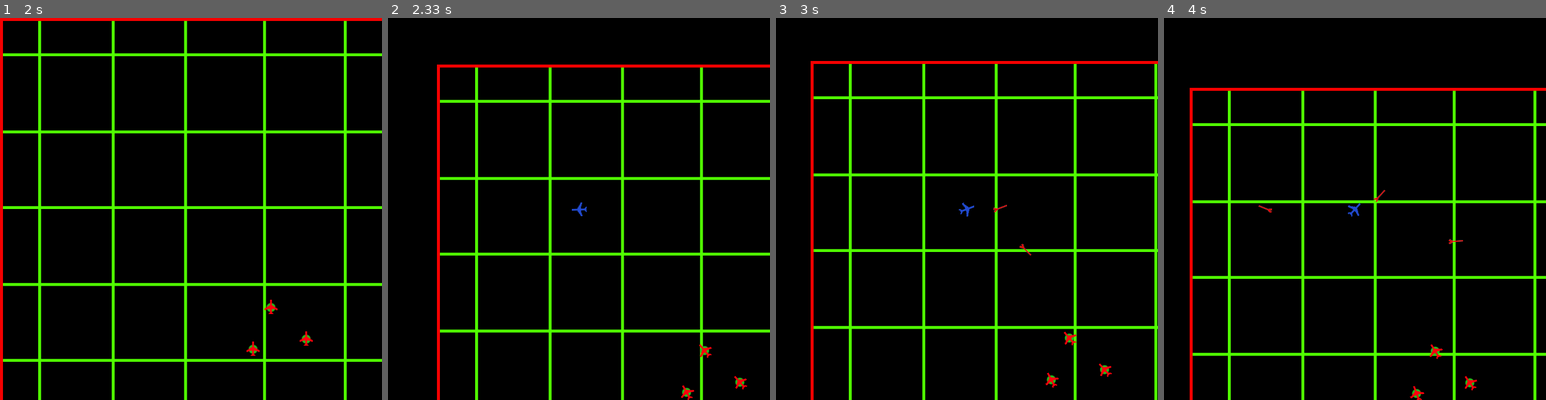
Above: before the commit, frames 1-4 (left to right).
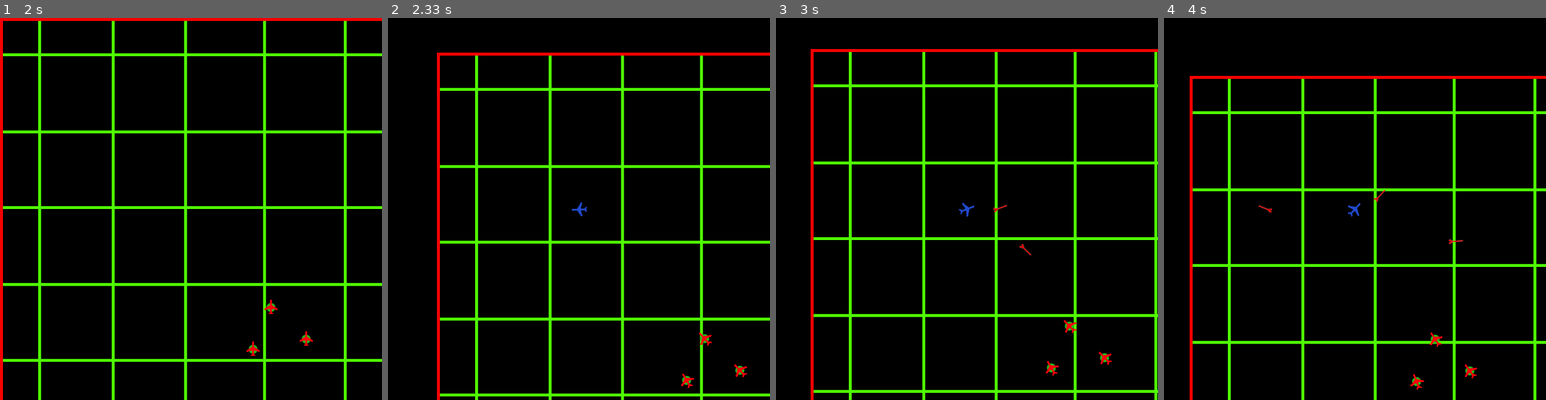
Above: after the commit, the same moments.

Repository: Mi-LeV/AWACS
Game: pygame game, started from main.py
Same seed, same stepped clock (60 frames per second), same inputs: the game is played once before the commit and once after it.
Inputs (mouse positions are in pixels of both pictures, inside the frame that each line leads up to):
- Up to frame 1 (2 s): click (313, 197) at 0.42 s; tap K at 0.73, 1.03 s; click (99, 212) at 0.8 s
- Up to frame 2 (2.33 s): tap Space at 2 s
- Up to frame 3 (3 s): click (1112, 354) at 2.43 s; click (1043, 178) at 2.77 s
- Up to frame 4 (4 s): click (1473, 201) at 3.1 s; click (1236, 159) at 3.43 s; click (1439, 113) at 3.77 s

Frame 1 is identical in both runs. In frame 2, 8.5% of the frame differs, in the area x 12-100%, y 9-100%; in frame 3, 8.9%, in the area x 9-100%, y 8-99%; in frame 4, 8.4%.

Commit message:
patchs mineurs

Diff:
--- a/classes.py
+++ b/classes.py
@@ -47,7 +47,7 @@
     def respawn():#fonction de test, recrée un player
         if not var.playerList:
             global Player
-            Player = PlayerPlane(250,230,True)
+            Player = PlayerPlane(250,250,True)
 
     @staticmethod
     def getDistance(objet,objet2):
--- a/variables.py
+++ b/variables.py
@@ -1,6 +1,6 @@
-MAP_LIMITS = 2000
-DELAI = 0.05
-SCREEN_SIZE = 640
+MAP_LIMITS = 2000 #2000X2000
+DELAI = 0.05 #secondes
+SCREEN_SIZE = 640 # fenetre en 640X640
 
 refreshList = []
 hitList = []
Not shown, changed: .gitignore
